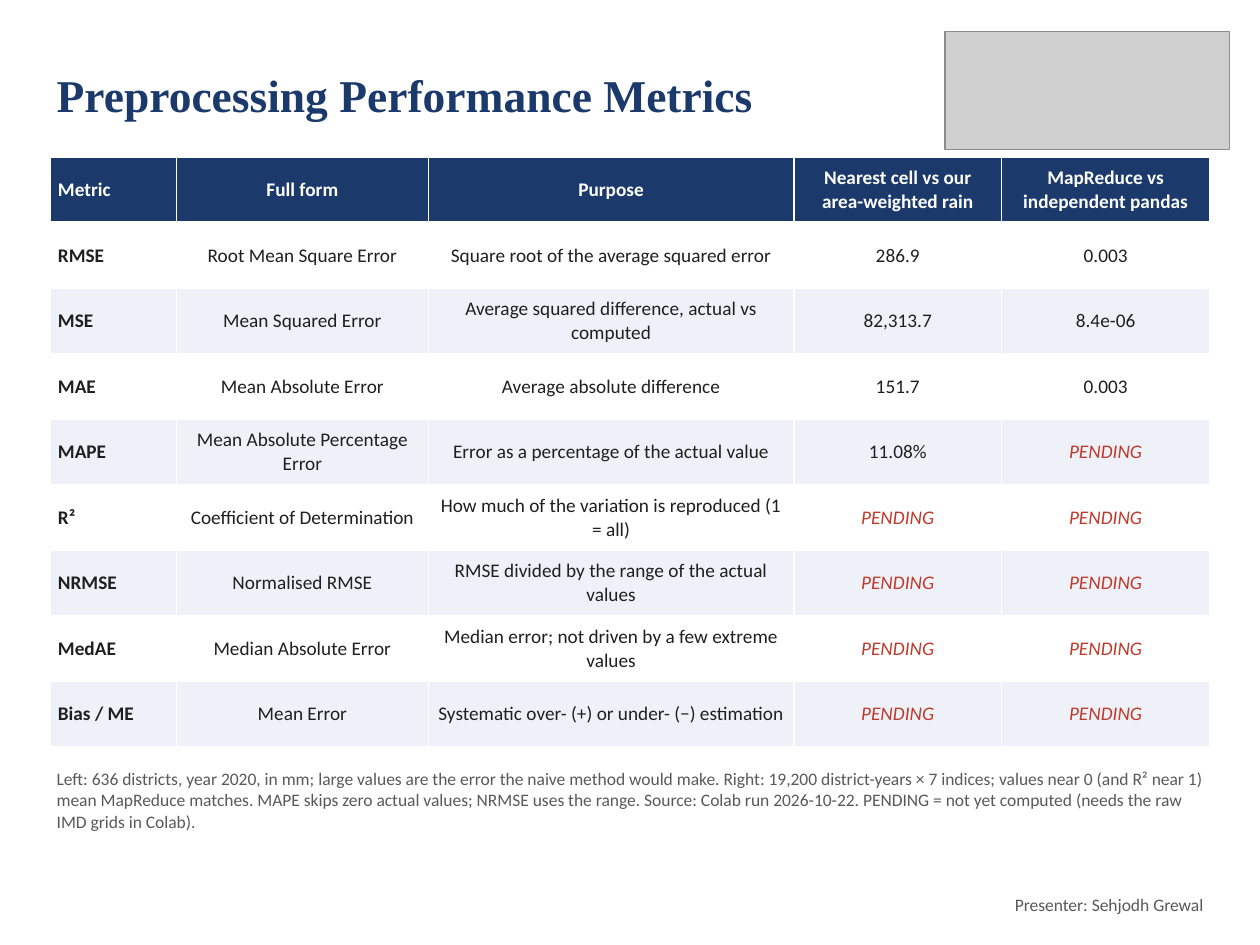
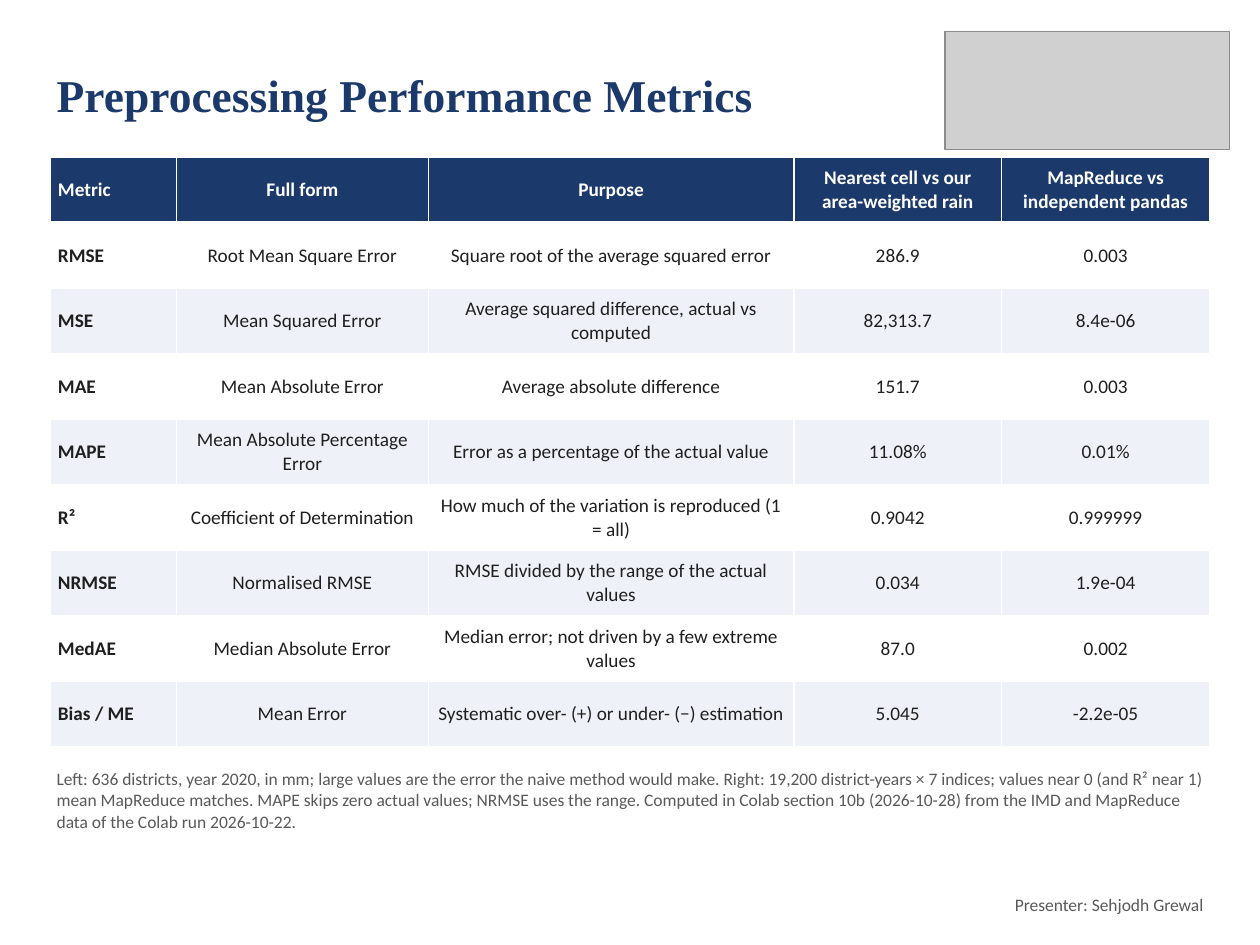
Before and after one commit to deepankarkumar1310/hadoop-ml-algorithm-, a slide deck: slide 12 of docs/Review2_Deck.pptx. Drawn at 1260x945 pixels with LibreOffice and Linux fonts; fonts in the diff are those of the drawing; grey boxes stand for pictures. Boxes give left, top, right and bottom in pixels: in the first picture for what was removed or moved away, otherwise in the second. Text is boxed around its words. In the diff, an @@ line names an element or a change of style, - is before the commit and + after.

Commit message:
Preprocessing performance metrics from the Colab run: all 8 metrics filled for both checks

```diff
--- a/docs/Review2_Deck.pptx
+++ b/docs/Review2_Deck.pptx
@@ table at (50,158,1210,747) @@
-row 5, column 5: PENDING
+row 5, column 5: 0.01%
-row 6, column 4: PENDING
+row 6, column 4: 0.9042
-row 6, column 5: PENDING
+row 6, column 5: 0.999999
-row 7, column 4: PENDING
+row 7, column 4: 0.034
-row 7, column 5: PENDING
+row 7, column 5: 1.9e-04
-row 8, column 4: PENDING
+row 8, column 4: 87.0
-row 8, column 5: PENDING
+row 8, column 5: 0.002
-row 9, column 4: PENDING
+row 9, column 4: 5.045
-row 9, column 5: PENDING
+row 9, column 5: -2.2e-05
@@ text at (57,771,1202,828): text changed @@
-Left: 636 districts, year 2020, in mm; large values are the error the naive method would make. Right: 19,200 district-years × 7 indices; values near 0 (and R² near 1) mean MapReduce matches. MAPE skips zero actual values; NRMSE uses the range. Source: Colab run 2026-10-22. PENDING = not yet computed (needs the raw IMD grids in Colab).
+Left: 636 districts, year 2020, in mm; large values are the error the naive method would make. Right: 19,200 district-years × 7 indices; values near 0 (and R² near 1) mean MapReduce matches. MAPE skips zero actual values; NRMSE uses the range. Computed in Colab section 10b (2026-10-28) from the IMD and MapReduce data of the Colab run 2026-10-22.
```
Also in this commit, not shown: 4 other files.
